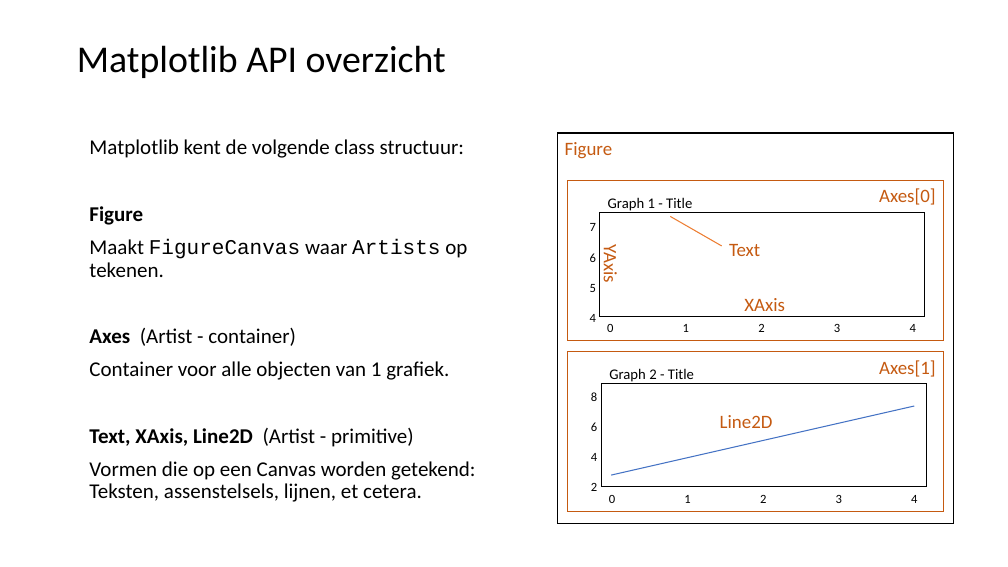
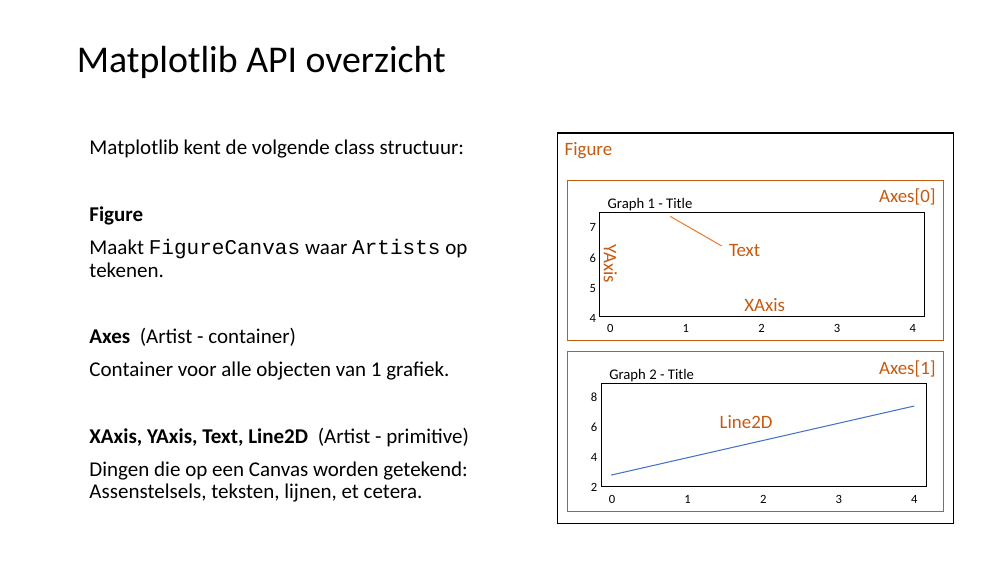
Before and after one commit to LFKoning/knowledge-sharing, a slide deck: slide 21 of python_course/3_pandas_plotting/python_cursus_3.pptx (slide 22 before the commit). Drawn at 1008x567 pixels with LibreOffice and Linux fonts; fonts in the diff are those of the drawing. Boxes give left, top, right and bottom in pixels: in the first picture for what was removed or moved away, otherwise in the second. Text is boxed around its words. In the diff, an @@ line names an element or a change of style, - is before the commit and + after.

```diff
--- a/python_course/3_pandas_plotting/python_cursus_3.pptx
+++ b/python_course/3_pandas_plotting/python_cursus_3.pptx
@@ text at (x1=89, y1=428, x2=469, y2=502): text changed @@
-Text, XAxis, Line2D (Artist - primitive)
-Vormen die op een Canvas worden getekend: Teksten, assenstelsels, lijnen, et cetera.
+XAxis, YAxis, Text, Line2D (Artist - primitive)
+Dingen die op een Canvas worden getekend: Assenstelsels, teksten, lijnen, et cetera.
```
Also in this commit, not shown: 12 other slides changed, 1 slide removed.
